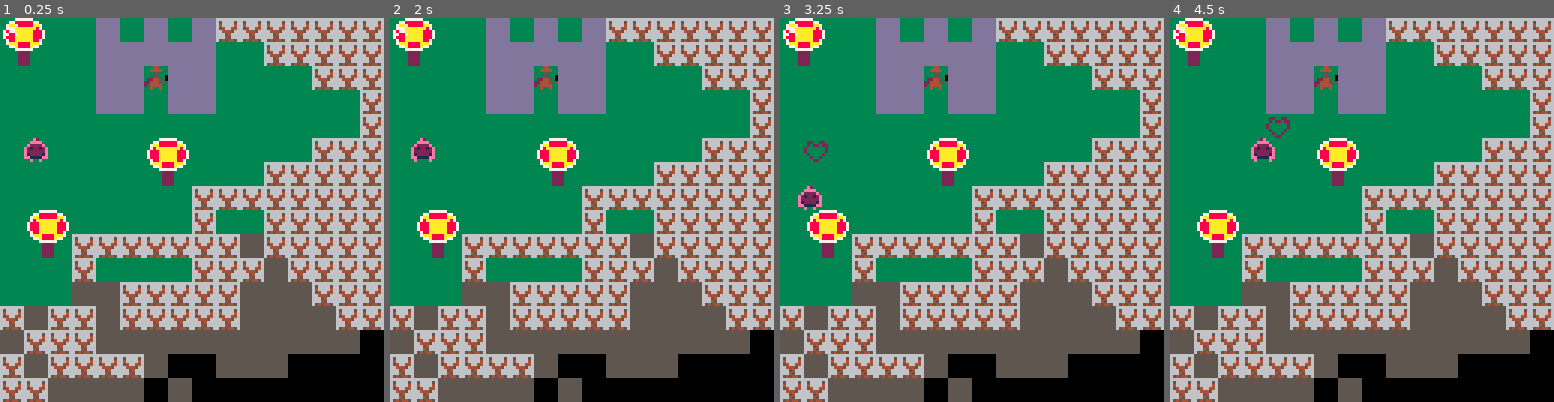
Above: before the commit, frames 1-4 (left to right).
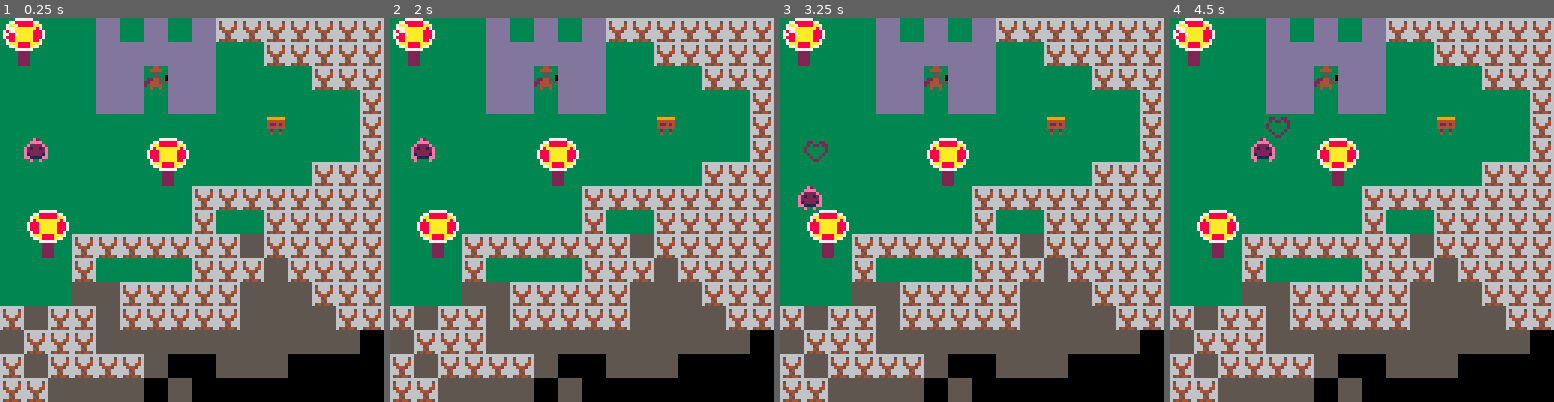
Above: after the commit, the same moments.

Repository: adatechschool/projet-collectif-pico-8-sabri-mame-neis
Game: PICO-8 cartridge untitled_1.p8
The game is run twice, just before and just after one commit, with the same random seed, the same clock (stepped at 60 frames per second) and the same inputs.
Inputs:
- Up to frame 1 (0.25 s): no input
- Up to frame 2 (2 s): tap O (Z key) at 0.33, 0.7, 1.43 s; tap X (X key) at 1.07 s; hold Left from 1.97 s (still down)
- Up to frame 3 (3.25 s): tap X (X key) every 0.33 s from 2.07 to 3.07 s; tap O (Z key) at 2.22, 3.1 s; release Left at 2.37 s; hold Down 2.42-2.82 s; hold Right from 2.87 s (still down)
- Up to frame 4 (4.5 s): tap X (X key) every 0.33 s from 3.4 to 4.4 s; release Right at 3.53 s; hold Up 3.58-4.08 s; tap O (Z key) at 3.98 s; hold Right from 4.13 s (still down)

The runs differ from the first frame. In frame 1, 1.7% of the frame differs, in the area x 68-94%, y 25-44%; in frame 2, 1.7%; in frame 3, 1.7%; in frame 4, 1.7%.

Commit message:
sabri

Diff:
--- a/untitled_1.p8
+++ b/untitled_1.p8
@@ -6,15 +6,17 @@
 	enemies={}
  enemies_1={}
 	bullets={}
+	init_msg()
 end
 
 function _update()
- player_movement()
  check_flag(flag,x,y)
  update_camera()
  update_enemies()
  update_enemies_1()
  update_bullets()
+ player_movement()
+ update_msg()
  if #enemies==0 then
  	spawn_enemies(ceil(rnd(7)))
  end
@@ -39,6 +42,9 @@
 
  --afficher player
  draw_player()
+
+
+ draw_msg()
 
  --enemies
  for e in all(enemies) do
@@ -152,6 +158,21 @@
  elseif check_flag(2,x,y)then
  open_door(x,y)
  end
+ if x==6 and y==3 then
+ 	create_msg("l'ancien",
+ 	"salut a toi \n utilise tes pouvoirs")
+ end
+ if x==11 and y==5 then
+ 	create_msg("panneau","le monde compte sur toi")
+ end
+ if x==22 and y==9 then
+ 	create_msg("louis",
+ 	"merci de m'avoir sauve")
+ end
+ if x==55 and y==6 then
+ 	create_msg("prisonnier",
+ 	"retrouve la clees sanema")
+ end
 end
 -->8
 --enemies
@@ -278,6 +299,168 @@
  next_tile(x,y)
  p.keys-=1
 end
+-->8
+--messages
+
+function init_msg()
+	messages={}
+end
+
+function create_msg(name,...)
+	msg_title=name
+	messages={...}
+end
+
+function update_msg()
+ if (btnp(🅾️)) then
+     deli(messages,1)
+ end
+end
+
+function draw_msg()
+ if messages[1] then
+ local y=100
+ --titre
+  rectfill(6,y,
+  6+#msg_title*4,y+6,2)
+  print(msg_title,7,y+1,7)
+  rectfill(2,y+9,125,y+20,4)
+  --message
+ 	print(messages[1],3,y+10,7)
+ end
+end
+…(132 lines of a section not shown)…
 
 
 
@@ -408,16 +591,16 @@
 
 
 __gff__
-0000000000000001010101000000010101000001010100000101000000000101040002000000000000000000000000000000000000000000000000000000000000000000000000000000000000000000000000000000000000000000000000000000000000000000000000000000000000000000000000000000000000000000
+0000000000000001010101010001010101000001010100000101000000000101040002000100000000000000000000000100000000000000000000000000000000000000000000000000000000000000000000000000000000000000000000000000000000000000000000000000000000000000000000000000000000000000
 0000000000000000000000000000000000000000000000000000000000000000000000000000000000000000000000000000000000000000000000000000000000000000000000000000000000000000000000000000000000000000000000000000000000000000000000000000000000000000000000000000000000000000
 __map__
-080925250a250a250a0707070707070707070707070707070707070707070707070303030303030303030303030303070307030303030303030303030303030303070707242424242424242424242424050505050505050505050505050505050505050505050505050505050505050505050505050505050505050505050505
-181925250a0a0a0a0a2525070707070707070707070707070707070707070707070303030303030303030303030303030307030303030314030303030303030303070707242424242424242424242424050505050505050505050505050505050505050505050505050505050505050505050505050505050505050505050505
-252525250a0a0b0a0a252525250707070707070404040404040404040407070707030303030303040e0f0f03030303070307030303030303030303030303030303070707242525252525252525242424050505050505050505050505050505050505050505050505050505050505050505050505050505050505050505050505
-252525250a0a250a0a252525252525070707040404040404040404040404070707030303030303041e1f1f0303030307030703140315151515150303140303030307242425252525252c2d2525252424050505050505050505050505050505050505050505050505050505050505050505050505050505050505050505050505
-252525252525252525252525252525070704040404040404040404040404040707030303030303040303030303030307030703030315040404150303030303030307242525252525253c3d2525252524050505050505050505050505050505050505050505050505050505050505050505050505050505050505050505050505
-2525252525250809252525252507070704040404040404040404040404040404070303030303030403101003030303070303030315150404041503030303030307072425252525252526272525252524050505050505050505050505050505050505050505050505050505050505050505050505050505050505050505050505
-2525252525251819252525070707070704040404040404040404040404040404070303030303030303030303030303070303030320040413041503030303030303252525252525252536372525252524050505050505050505050505050505050505050505050505050505050505050505050505050505050505050505050505
+080925250a250a250a0707070707070707070707070707070707070707070707070303030303030303030303030303070307030303030303030303030303030307070707242424242424242424242424050505050505050505050505050505050505050505050505050505050505050505050505050505050505050505050505
+181925250a0a0a0a0a2525070707070707070707070707070707070707070707070303030303030303030303030303030307030303030314030303030303030307070707242424242424242424242424050505050505050505050505050505050505050505050505050505050505050505050505050505050505050505050505
+252525250a0a0b0a0a252525250707070707070404040404040404040407070707030303030303040e0f0f03030303070307030303030303030303030303030307070707242525252525252525242424050505050505050505050505050505050505050505050505050505050505050505050505050505050505050505050505
+252525250a0a250a0a252525252525070707040404040404040404040404070707030303030303041e1f1f0303030307030703140315151515150303140303030707242425252525252c2d2525252424050505050505050505050505050505050505050505050505050505050505050505050505050505050505050505050505
+252525252525252525252530252525070704040404040404040404040404040707030303030303040303030303030307030703030315040404150303030303030707242525252525253c3d2525252524050505050505050505050505050505050505050505050505050505050505050505050505050505050505050505050505
+2525252525250809252525252525250704040404040404040404040404040404070303030303030403101003030303070303030315150404041503030303030307072425252525252526272525252524050505050505050505050505050505050505050505050505050505050505050505050505050505050505050505050505
+2525252525251819252525252507070704040404040404040404040404040404070303030303030303030303030303070303030320040413041503030303030303252525252525252536372525252524050505050505050505050505050505050505050505050505050505050505050505050505050505050505050505050505
 2525252525252525070707070707070704040404040403040404040404040407070303030303030303030303030303070303030315150404041503030303070707242525252525252528292525252524050505050505050505050505050505050505050505050505050505050505050505050505050505050505050505050505
 2508092525252525072525070707070704040404040303030404040404040404040303030303030303030303220303070703030303150404041503030307070707242525252525252538392525252524050505050505050505050505050505050505050505050505050505050505050505050505050505050505050505050505
 251819070707070707070307070707070404040403030d030304040404040407070303030303030303030303030303070707031403151515151503140307070707242425252525252528292525252524050505050505050505050505050505050505050505050505050505050505050505050505050505050505050505050505
Not shown, changed: 138 lines of the sprite sheet (__gfx__) section of untitled_1.p8
Not shown, changed: the thumbnail (__label__) section of untitled_1.p8
